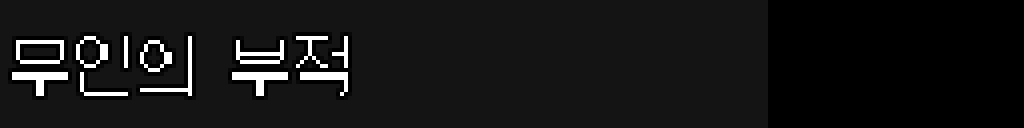
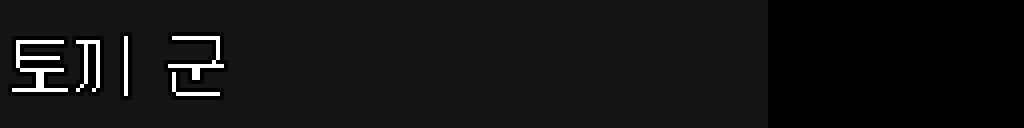
Layer changes from the first 1024×128 image to the second:
painted on "이름(노레벨)" over left=12, top=36, right=348, bottom=96
